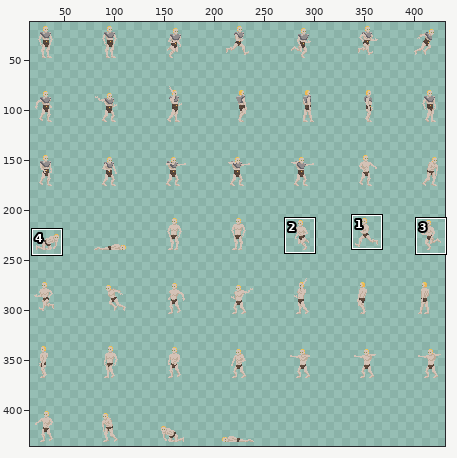
Pixel-art file, stored at Sprites/Player/Equipment/plate_armor.aseprite. Above, an overview of the earlier version with the close-up marked.
Close-up. First the earlier version:
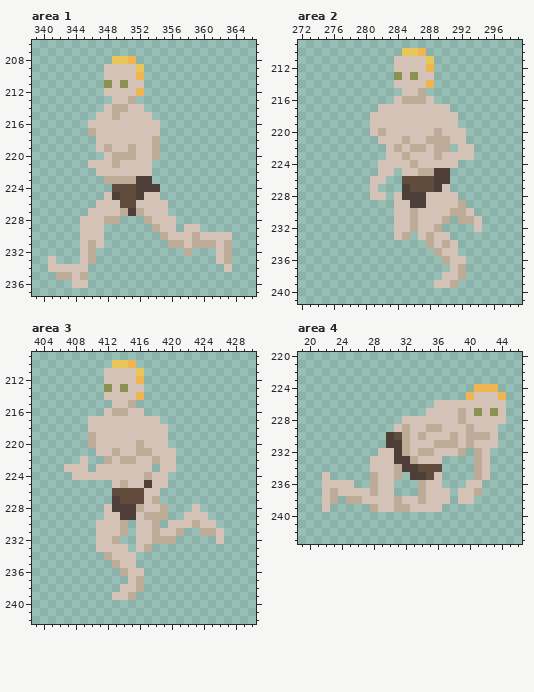
448x448 pixels, 1 frame. Shown: area 1: x 339..366, y 206..237; area 2: x 272..299, y 209..241; area 3: x 403..430, y 209..242; area 4: x 19..46, y 220..243. The wide view leaves out empty margins. The commit also changed other parts of the picture, which this record leaves out.
After:
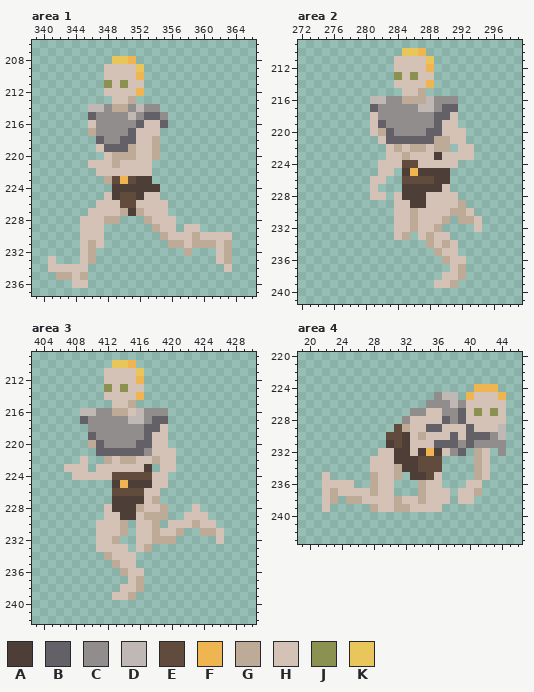
Palette (. is transparent): A #4d3f38  B #636167  C #918d8d  D #bfb8b4  E #604b3d  F #eeb551  G #bdaa97  H #d4c2b6  J #8b9150  K #e8c65b
Change:
{"where": "area 1, layer \"Layer 1\""}
{"y":214,"x":346,"old":"..H","new":"DDC"}
{"y":214,"x":351,"old":"HH..","new":"CDCC"}
{"y":215,"x":346,"old":".HHGHHHH..","new":"BCCCCDCBBC"}
{"y":216,"x":347,"old":"HHHHHH","new":"CCCCCB"}
{"y":216,"x":355,"old":".","new":"B"}
{"y":217,"x":347,"old":"HHHHH","new":"CCCCB"}
{"y":218,"x":347,"old":"HHHHH","new":"BCCBB"}
{"y":219,"x":348,"old":"GHH","new":"BBB"}
{"y":223,"x":349,"old":"GGG","new":"EFE"}
{"y":224,"x":349,"old":"EEE","new":"AAA"}
{"where": "area 2, layer \"Layer 1\""}
{"y":216,"x":281,"old":"...H","new":"DDCC"}
{"y":216,"x":288,"old":"H...","new":"DCCC"}
{"y":217,"x":281,"old":".HHHHHHHHH.","new":"BCCCCCDDCBB"}
{"y":218,"x":282,"old":"HHHHHHHHH","new":"CCCCCCCBB"}
{"y":219,"x":282,"old":"HHHHHHHH","new":"BCCCCCCB"}
{"y":220,"x":283,"old":"HHHHHHG","new":"BCCCCBB"}
{"y":221,"x":283,"old":"HHGHHG","new":"BBBBBB"}
{"y":223,"x":289,"old":"G","new":"A"}
{"y":224,"x":285,"old":"HG","new":"EE"}
{"y":225,"x":285,"old":"HHGG","new":"AFAA"}
{"y":227,"x":286,"old":"EEE","new":"AAA"}
{"where": "area 3, layer \"Layer 1\""}
{"y":216,"x":409,"old":"...H","new":"DDCC"}
{"y":216,"x":416,"old":"H...","new":"DCCC"}
{"y":217,"x":409,"old":".HHHHHHHHH.","new":"BCCCCCDDCBB"}
{"y":218,"x":410,"old":"HHHHHHHHH","new":"CCCCCCCBB"}
{"y":219,"x":410,"old":"GHHHHHHH","new":"BCCCCCCB"}
{"y":220,"x":411,"old":"HHHHHGH","new":"BCCCCBB"}
{"y":221,"x":411,"old":"HHGHHGG","new":"BBBBBBC"}
{"y":223,"x":417,"old":"H","new":"A"}
{"y":224,"x":413,"old":"HHHHG","new":"EEEEE"}
{"y":225,"x":413,"old":"HGHH","new":"AFAA"}
{"y":227,"x":414,"old":"EEE","new":"AAA"}
{"where": "area 4, layer \"Layer 1\""}
{"y":225,"x":36,"old":"...","new":"CDD"}
{"y":226,"x":35,"old":".HHHH","new":"CCCDC"}
{"y":227,"x":33,"old":"..","new":"CC"}
{"y":227,"x":37,"old":"HHG","new":"CCB"}
{"y":228,"x":32,"old":"H","new":"C"}
{"y":228,"x":37,"old":"HHG","new":"BCB"}
{"y":229,"x":31,"old":"H","new":"E"}
{"y":229,"x":35,"old":"GG","new":"BB"}
{"y":229,"x":40,"old":"G","new":"B"}
{"y":229,"x":44,"old":".","new":"D"}
{"y":230,"x":30,"old":"A","new":"E"}
{"y":230,"x":32,"old":"G","new":"A"}
{"y":230,"x":38,"old":"G","new":"B"}
{"y":230,"x":40,"old":"GGGH.","new":"BBBCD"}
{"y":231,"x":31,"old":"AG","new":"EA"}
{"y":231,"x":36,"old":"GGGHGHHH.","new":"BBBCBCCCC"}
{"y":232,"x":32,"old":"G","new":"A"}
{"y":232,"x":34,"old":"GGH","new":"AFA"}
{"y":232,"x":38,"old":"HG","new":"CB"}
{"y":232,"x":44,"old":".","new":"C"}
{"y":233,"x":33,"old":"GHHH","new":"AEEE"}
{"label":"changed","picture_box":[88,104,168,192]}
{"label":"changed","picture_box":[370,96,458,192]}
{"label":"changed","picture_box":[80,408,168,504]}
{"label":"changed","picture_box":[386,392,506,464]}
